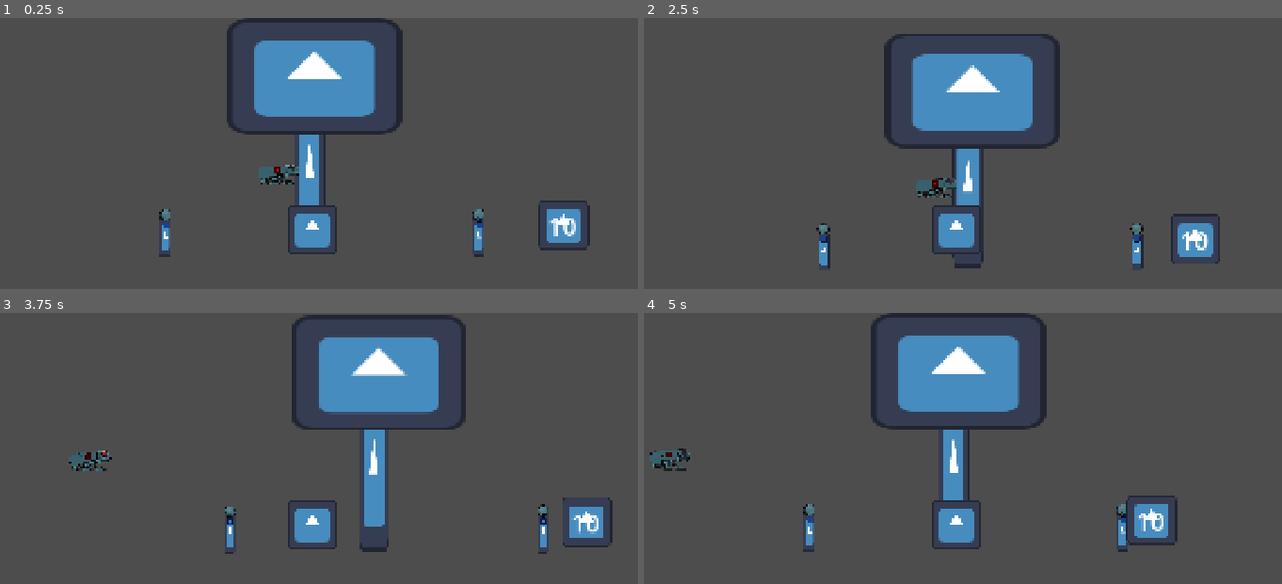
Above: before the commit, frames 1-4 (two rows, left to right).
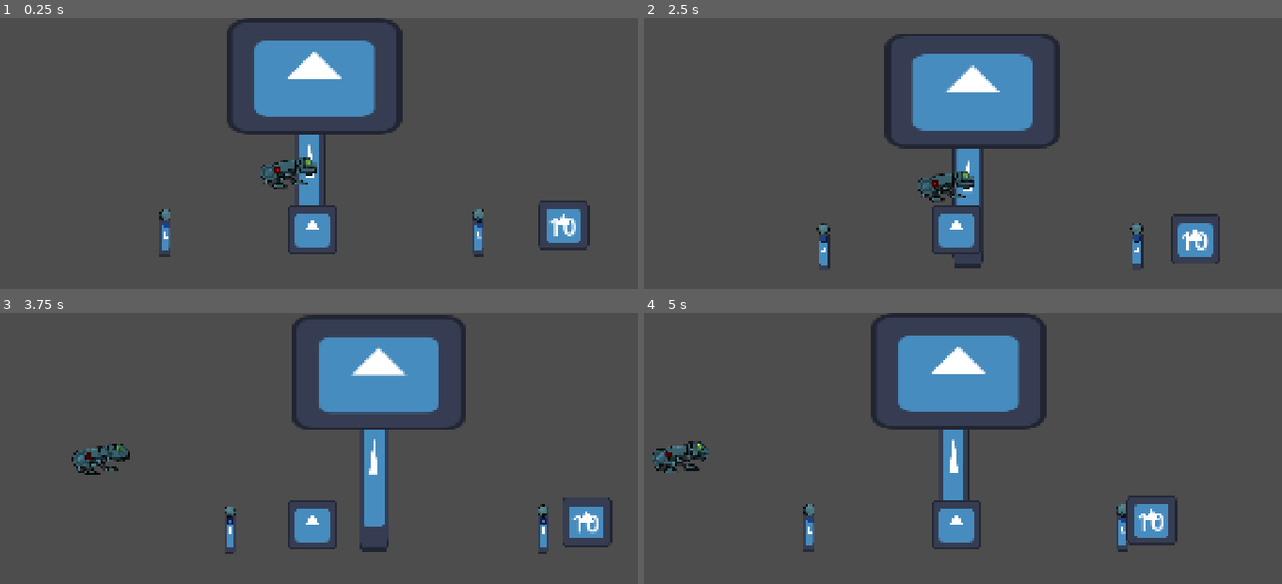
Above: after the commit, the same moments.

Repository: chirp-games/godot-wild-jam-98
Game: Godot game, scene res://game/frog_connections.tscn
The game is run twice, just before and just after one commit, with the same random seed, the same clock (stepped at 60 frames per second) and the same inputs. This scene is started directly instead of the project's main scene. The engine's default icon, where the game draws it, is replaced by a stand-in: a white triangle on a blue panel in a dark square.
Inputs (mouse positions are in pixels of both pictures, inside the frame that each line leads up to):
- Up to frame 1 (0.25 s): no input
- Up to frame 2 (2.5 s): drag from (809, 223) to (950, 142) at 0.52 s; drag from (1122, 223) to (950, 142) at 1.27 s; move the mouse to (918, 169) at 2.02 s; tap Left (l) at 2.1 s; click (918, 169) at 2.17 s; tap Right (r) at 2.3 s
- Up to frame 3 (3.75 s): drag from (312, 494) to (89, 462) at 2.77 s; move the mouse to (outside the picture) at 3.52 s; tap Right (r) at 3.6 s; click (outside the picture) at 3.67 s
- Up to frame 4 (5 s): drag from (733, 462) to (1154, 535) at 4.27 s

The runs differ from the first frame. In frame 1, 0.6% of the frame differs, in the area x 40-50%, y 51-64%; in frame 2, 0.5%; in frame 3, 0.5%; in frame 4, 0.6%, in the area x 0-11%, y 47-60%.

Commit message:
add mechafrog rig

Diff:
--- /dev/null
+++ b/assets/small_mech/back_leg_top.svg
@@ -0,0 +1,126 @@
+<?xml version="1.0" encoding="UTF-8" standalone="no"?>
+<!-- Created with Inkscape (http://www.inkscape.org/) -->
+
+<svg
+   width="8.2027941mm"
+   height="4.078393mm"
+   viewBox="0 0 8.2027941 4.078393"
+   version="1.1"
+   id="svg1"
+   xml:space="preserve"
+   inkscape:version="1.3 (0e150ed6c4, 2023-07-21)"
+   sodipodi:docname="frog_dome.svg"
+   xmlns:inkscape="http://www.inkscape.org/namespaces/inkscape"
+   xmlns:sodipodi="http://sodipodi.sourceforge.net/DTD/sodipodi-0.dtd"
+   xmlns:xlink="http://www.w3.org/1999/xlink"
+   xmlns="http://www.w3.org/2000/svg"
+   xmlns:svg="http://www.w3.org/2000/svg"><sodipodi:namedview
+     id="namedview1"
+     pagecolor="#ffffff"
+     bordercolor="#666666"
+     borderopacity="1.0"
+     inkscape:showpageshadow="2"
+     inkscape:pageopacity="0.0"
+     inkscape:pagecheckerboard="0"
+     inkscape:deskcolor="#d1d1d1"
+     inkscape:document-units="mm"
+     inkscape:zoom="0.70710678"
+     inkscape:cx="-2383.6569"
+     inkscape:cy="43.133513"
+     inkscape:window-width="1920"
+     inkscape:window-height="1029"
+     inkscape:window-x="-8"
+     inkscape:window-y="-8"
+     inkscape:window-maximized="1"
+     inkscape:current-layer="layer1" /><defs
+     id="defs1"><pattern
+       inkscape:collect="always"
+       xlink:href="#pattern70-3-7-4"
+       preserveAspectRatio="xMidYMid"
+       id="pattern71-7-6-2"
+       patternTransform="matrix(0,0.09134443,-0.09134443,0,933.8609,115.33964)"
+       x="22"
+       y="0" /><pattern
+       patternUnits="userSpaceOnUse"
+       width="27.576601"
+       height="87.586057"
+       patternTransform="translate(653.36667,84.505481)"
+       preserveAspectRatio="xMidYMid"
+       id="pattern70-3-7-4"
+       style="fill:#000000"
+       inkscape:label="pattern70"><g
+         id="g70-9-41-0"
+         transform="matrix(3.7795276,0,0,3.7795276,-358.59012,-131.88029)"><rect
+           style="fill:#060c0e;fill-opacity:1;fill-rule:evenodd;stroke:none;stroke-width:0.439278;stroke-linecap:square;stroke-linejoin:miter;stroke-dasharray:none;stroke-opacity:1;paint-order:normal"
+           id="rect64-1-7-4"
+           width="7.296309"
+           height="23.143036"
+           x="94.876968"
+           y="34.893326"
+           rx="0.13442485"
+           ry="0" /><rect
+           style="fill:#363738;fill-opacity:1;fill-rule:evenodd;stroke:none;stroke-width:0.109071;stroke-linecap:square;stroke-linejoin:miter;stroke-dasharray:none;stroke-opacity:1;paint-order:normal"
+           id="rect65-5-8-2"
+           width="0.47449231"
+           height="23.143034"
+           x="100.53259"
+           y="34.924103"
+           rx="0.0082874643"
+           ry="0" /><rect
+           style="fill:#363738;fill-opacity:1;fill-rule:evenodd;stroke:none;stroke-width:0.13622;stroke-linecap:square;stroke-linejoin:miter;stroke-dasharray:none;stroke-opacity:1;paint-order:normal"
+           id="rect66-3-6-3"
+           width="0.74009567"
+           height="23.143034"
+           x="97.786758"
+           y="34.893326"
+           rx="0.012926483"
+           ry="0" /><rect
+           style="fill:#535455;fill-opacity:1;fill-rule:evenodd;stroke:none;stroke-width:0.13622;stroke-linecap:square;stroke-linejoin:miter;stroke-dasharray:none;stroke-opacity:1;paint-order:normal"
+           id="rect67-3-6-1"
+           width="0.74009567"
+           height="23.143034"
+           x="98.525421"
+           y="34.893326"
+           rx="0.012926483"
+           ry="0" /><rect
+           style="fill:#535455;fill-opacity:1;fill-rule:evenodd;stroke:none;stroke-width:0.109071;stroke-linecap:square;stroke-linejoin:miter;stroke-dasharray:none;stroke-opacity:1;paint-order:normal"
+           id="rect68-8-82-9"
+           width="0.47449231"
+           height="23.143034"
+           x="101.01378"
+           y="34.893326"
+           rx="0.0082874643"
+           ry="0" /><rect
+           style="fill:#363738;fill-opacity:1;fill-rule:evenodd;stroke:none;stroke-width:0.1073;stroke-linecap:square;stroke-linejoin:miter;stroke-dasharray:none;stroke-opacity:1;paint-order:normal"
+           id="rect69-2-4-8"
+           width="0.45921263"
+           height="23.143034"
+           x="95.625443"
+           y="34.924103"
+           rx="0.0080205901"
+           ry="0" /><rect
+           style="fill:#535455;fill-opacity:1;fill-rule:evenodd;stroke:none;stroke-width:0.1073;stroke-linecap:square;stroke-linejoin:miter;stroke-dasharray:none;stroke-opacity:1;paint-order:normal"
+           id="rect70-8-7-3"
+           width="0.45921263"
+           height="23.143034"
+           x="96.091148"
+           y="34.893326"
+           rx="0.0080205901"
+           ry="0" /></g></pattern></defs><g
+     inkscape:label="Layer 1"
+     inkscape:groupmode="layer"
+     id="layer1"
+     transform="translate(578.13972,-70.719381)"><g
+       id="g406"><rect
+         style="fill:url(#pattern71-7-6-2);fill-opacity:1;fill-rule:evenodd;stroke:#000000;stroke-width:0.253735;stroke-linecap:round;stroke-linejoin:round;stroke-dasharray:none;stroke-opacity:1"
+         id="rect5-7-9-2"
+         width="7.6791639"
+         height="2.3754845"
+         x="573.18707"
+         y="41.870739"
+         rx="0.088379085"
+         ry="0.15147606"
+         transform="rotate(168.50878)"
+         inkscape:export-filename="..\godot-wild-jam-98\assets\mech\back_leg_top.png"
+         inkscape:export-xdpi="100"
+         inkscape:export-ydpi="100" /></g></g></svg>
--- a/game/mini-frog/mini-frog.tscn
+++ b/game/mini-frog/mini-frog.tscn
@@ -1,8 +1,8 @@
 [gd_scene format=3 uid="uid://yttymwbco8y"]
 
-[ext_resource type="Texture2D" uid="uid://dqd5uy0vkmxhq" path="res://assets/mech/assembly.png" id="1_5215t"]
 [ext_resource type="Script" uid="uid://5jbhnmmn4a6g" path="res://game/mini-frog/mini_frog.gd" id="1_r1jt1"]
 [ext_resource type="PackedScene" uid="uid://xcfjxblbj421" path="res://game/MechBuilder/WireReceptacle.tscn" id="2_s5sjp"]
+[ext_resource type="PackedScene" uid="uid://bmybhl3vbqmkd" path="res://game/player/mini_frog_skeleton.tscn" id="2_sqdhb"]
 [ext_resource type="Script" uid="uid://dshvdiw0hy7nd" path="res://include/comment/comment.gd" id="4_sqdhb"]
 
 [sub_resource type="RectangleShape2D" id="RectangleShape2D_s5sjp"]
@@ -17,10 +17,7 @@
 script = ExtResource("1_r1jt1")
 drag_area = NodePath("DragArea")
 
-[node name="Sprite2D" type="Sprite2D" parent="." unique_id=916276045]
-position = Vector2(0, 0.9999962)
-scale = Vector2(0.4037037, 0.4037037)
-texture = ExtResource("1_5215t")
+[node name="MiniFrog" parent="." unique_id=1722012347 instance=ExtResource("2_sqdhb")]
 
 [node name="WireReceptacle" parent="." unique_id=21922453 instance=ExtResource("2_s5sjp")]
 unique_name_in_owner = true
--- /dev/null
+++ b/game/player/mini_frog_skeleton.tscn
@@ -0,0 +1,195 @@
+[gd_scene format=3 uid="uid://bmybhl3vbqmkd"]
+
+[ext_resource type="Texture2D" uid="uid://ujqa7jrh6f6n" path="res://assets/small_mech/body.png" id="1_pu5cg"]
+[ext_resource type="Texture2D" uid="uid://cyh1t5vwlta2b" path="res://assets/small_mech/front_shoulder.png" id="2_1vhjx"]
+[ext_resource type="Texture2D" uid="uid://ch5sic62s7xyj" path="res://assets/small_mech/front_leg_top.png" id="3_i5hfl"]
+[ext_resource type="Texture2D" uid="uid://cuhmhuqoa2k11" path="res://assets/small_mech/front_leg_bottom.png" id="4_k0wx2"]
+[ext_resource type="Texture2D" uid="uid://bqiib2liylyt4" path="res://assets/small_mech/front_leg_knee.png" id="5_qx8dy"]
+[ext_resource type="Texture2D" uid="uid://cf2jgcivi03ra" path="res://assets/small_mech/foot.png" id="7_4nr5l"]
+[ext_resource type="Texture2D" uid="uid://c1eijplwiv6nb" path="res://assets/small_mech/hip.png" id="8_4w7i1"]
+[ext_resource type="Texture2D" uid="uid://b536vsjydej1r" path="res://assets/small_mech/back_leg_knee_2.png" id="9_xo086"]
+[ext_resource type="Texture2D" uid="uid://dcdx40e4n8vyu" path="res://assets/small_mech/back_leg_top.png" id="10_kjbad"]
+[ext_resource type="Texture2D" uid="uid://cjw846m5e112h" path="res://assets/small_mech/back_leg_bottom.png" id="11_8fxvx"]
+[ext_resource type="Texture2D" uid="uid://ceaf3u7d30hr3" path="res://assets/small_mech/head.png" id="12_sq0w3"]
+
+[sub_resource type="Animation" id="Animation_0k00j"]
+resource_name = "Idle"
+tracks/0/type = "value"
+tracks/0/imported = false
+tracks/0/enabled = true
+tracks/0/path = NodePath("FrontTarget:position")
+tracks/0/interp = 1
+tracks/0/loop_wrap = true
+tracks/0/keys = {
+"times": PackedFloat32Array(),
+"transitions": PackedFloat32Array(),
+"update": 0,
+"values": []
+}
+tracks/1/type = "value"
+tracks/1/imported = false
+tracks/1/enabled = true
+tracks/1/path = NodePath("BackTarget:position")
+tracks/1/interp = 1
+tracks/1/loop_wrap = true
+tracks/1/keys = {
+"times": PackedFloat32Array(),
+"transitions": PackedFloat32Array(),
+"update": 0,
+"values": []
+}
+tracks/2/type = "value"
+tracks/2/imported = false
+tracks/2/enabled = true
+tracks/2/path = NodePath("HeadTarget:position")
+tracks/2/interp = 1
+tracks/2/loop_wrap = true
+tracks/2/keys = {
+"times": PackedFloat32Array(),
+"transitions": PackedFloat32Array(),
+"update": 0,
+"values": []
+}
+
+[sub_resource type="AnimationLibrary" id="AnimationLibrary_a5uht"]
+_data = {
+&"Idle": SubResource("Animation_0k00j")
+}
+
+[node name="MiniFrog" type="Skeleton2D" unique_id=1722012347]
+
+[node name="Spine" type="PhysicalBone2D" parent="." unique_id=531424358]
+bone2d_nodepath = NodePath("../Torso")
+bone2d_index = 0
+simulate_physics = true
+
+[node name="Torso" type="Bone2D" parent="." unique_id=2070471373]
+position = Vector2(40, -17.000002)
+rotation = 0.051207904
+scale = Vector2(0.9998356, 0.9998356)
+rest = Transform2D(1, 0, 0, 1, 40, -17)
+
+[node name="Body" type="Sprite2D" parent="Torso" unique_id=2058301463]
+position = Vector2(-24.561777, 9.27068)
+rotation = -0.047204
+texture = ExtResource("1_pu5cg")
+
+[node name="FrontLegUpper" type="Bone2D" parent="Torso" unique_id=731209493]
+position = Vector2(3.4061317, 7.8372574)
+rotation = -0.3078101
+scale = Vector2(0.9999999, 0.9999999)
+rest = Transform2D(1, 0, 0, 1, 11, 23)
+
+[node name="FrontShoulder" type="Sprite2D" parent="Torso/FrontLegUpper" unique_id=1962787919]
+position = Vector2(1.8715477, 7.500842)
+texture = ExtResource("2_1vhjx")
+
+[node name="FrontLegTop" type="Sprite2D" parent="Torso/FrontLegUpper" unique_id=1215305029]
+position = Vector2(-11.245127, 7.389633)
+rotation = 0.23957053
+texture = ExtResource("3_i5hfl")
+
+[node name="FrontLegLower" type="Bone2D" parent="Torso/FrontLegUpper" unique_id=1831844303]
+position = Vector2(-25.962297, 0.4259882)
+rotation = 0.07896141
+scale = Vector2(1.0000002, 1.0000002)
+rest = Transform2D(1, 0, 0, 1, -44, 10)
+
+[node name="FrontLegBottom" type="Sprite2D" parent="Torso/FrontLegUpper/FrontLegLower" unique_id=1258087424]
+position = Vector2(8.985306, 17.871626)
+rotation = 0.20971787
+texture = ExtResource("4_k0wx2")
+
+[node name="FrontLegKnee" type="Sprite2D" parent="Torso/FrontLegUpper/FrontLegLower" unique_id=1184223193]
+position = Vector2(1.8928604, 6.43676)
+texture = ExtResource("5_qx8dy")
+
+[node name="FrontFoot" type="Bone2D" parent="Torso/FrontLegUpper/FrontLegLower" unique_id=674267405]
+position = Vector2(17.86987, 30.644403)
+rotation = 0.17542285
+rest = Transform2D(1, 0, 0, 1, 35, 40)
+auto_calculate_length_and_angle = false
+length = 40.0
+bone_angle = 0.0
+
+[node name="Foot" type="Sprite2D" parent="Torso/FrontLegUpper/FrontLegLower/FrontFoot" unique_id=328721209]
+position = Vector2(14.00893, -2.9694328)
+texture = ExtResource("7_4nr5l")
+
+[node name="Hip" type="Bone2D" parent="Torso" unique_id=593466306]
+position = Vector2(-69.30536, 15.569801)
+rotation = 0.2976721
+scale = Vector2(0.99988, 0.99988)
+rest = Transform2D(1, 0, 0, 1, -132, 11)
+
+[node name="Hip" type="Sprite2D" parent="Torso/Hip" unique_id=432285746]
+position = Vector2(9.144081, -1.1974297)
+rotation = -0.3429473
+texture = ExtResource("8_4w7i1")
+
+[node name="BackLegUpper" type="Bone2D" parent="Torso/Hip" unique_id=1862753530]
+position = Vector2(39.9958, 4.610487)
+rotation = -0.31303912
+scale = Vector2(0.99991316, 0.99991316)
+rest = Transform2D(1, 0, 0, 1, 65, 34)
+
+[node name="BackLegKneeOne" type="Sprite2D" parent="Torso/Hip/BackLegUpper" unique_id=878219773]
+position = Vector2(1, 1)
+rotation = 0.009963309
+texture = ExtResource("9_xo086")
+
+[node name="BackLegTop" type="Sprite2D" parent="Torso/Hip/BackLegUpper" unique_id=986259725]
+position = Vector2(-16.780329, 6.607772)
+texture = ExtResource("10_kjbad")
+
+[node name="BackLegLower" type="Bone2D" parent="Torso/Hip/BackLegUpper" unique_id=2004618064]
+position = Vector2(-37.774616, 7.3605328)
+rotation = 0.34032905
+scale = Vector2(0.9998925, 0.9998925)
+rest = Transform2D(1, 0, 0, 1, -79, 16)
+
+[node name="BackLegKnee2" type="Sprite2D" parent="Torso/Hip/BackLegUpper/BackLegLower" unique_id=447493427]
+position = Vector2(3, 2)
+texture = ExtResource("9_xo086")
+
+[node name="BackLegBottom" type="Sprite2D" parent="Torso/Hip/BackLegUpper/BackLegLower" unique_id=2037416503]
+position = Vector2(21.183243, -0.8370714)
+rotation = -0.33940855
+texture = ExtResource("11_8fxvx")
+
+[node name="BackFoot" type="Bone2D" parent="Torso/Hip/BackLegUpper/BackLegLower" unique_id=1864065773]
+position = Vector2(25.249508, 4.01099)
+rotation = -0.20896365
+rest = Transform2D(1, 0, 0, 1, 64, 13)
+auto_calculate_length_and_angle = false
+length = 50.0
+bone_angle = 0.0
+editor_settings/show_bone_gizmo = false
+
+[node name="Foot" type="Sprite2D" parent="Torso/Hip/BackLegUpper/BackLegLower/BackFoot" unique_id=1515564493]
+position = Vector2(13.478352, -4.3041573)
+rotation = -0.17141962
+texture = ExtResource("7_4nr5l")
+
+[node name="Head" type="Bone2D" parent="Torso" unique_id=882768316]
+position = Vector2(9.143257, 2.5358086)
+rest = Transform2D(1, 0, 0, 1, 12, -2)
+auto_calculate_length_and_angle = false
+length = 30.098
+bone_angle = -4.999998
+
+[node name="Head" type="Sprite2D" parent="Torso/Head" unique_id=545627947]
+position = Vector2(21.718805, -6.120529)
+texture = ExtResource("12_sq0w3")
+
+[node name="FrontTarget" type="Marker2D" parent="." unique_id=340352736]
+position = Vector2(42, 57)
+
+[node name="BackTarget" type="Marker2D" parent="." unique_id=1125421367]
+position = Vector2(-43, 58)
+
+[node name="HeadTarget" type="Marker2D" parent="." unique_id=1921080250]
+position = Vector2(128, -25)
+
+[node name="AnimationPlayer" type="AnimationPlayer" parent="." unique_id=1188127738]
+libraries/ = SubResource("AnimationLibrary_a5uht")
--- a/game/visual_test.tscn
+++ b/game/visual_test.tscn
@@ -149,7 +149,8 @@
 [node name="PointLight2D" type="PointLight2D" parent="Home" unique_id=488502422]
 position = Vector2(-192.00002, 125.999985)
 scale = Vector2(0.41528302, 0.41528302)
-energy = 0.54075444
+color = Color(1, 0.65583336, 0.41000003, 1)
+energy = 0.5811662
 texture = ExtResource("9_ubbs2")
 script = ExtResource("10_5aypt")
 min_energy = 0.3
@@ -159,7 +160,8 @@
 [node name="PointLight2D2" type="PointLight2D" parent="Home" unique_id=1042436118]
 position = Vector2(-85.00002, 156.00003)
 scale = Vector2(0.41918966, 0.41918966)
-energy = 0.5042046
+color = Color(1, 0.65583336, 0.41000003, 1)
+energy = 0.5814989
 texture = ExtResource("9_ubbs2")
 script = ExtResource("10_5aypt")
 min_energy = 0.3
@@ -169,7 +171,8 @@
 [node name="PointLight2D3" type="PointLight2D" parent="Home" unique_id=602449147]
 position = Vector2(120.000015, 201.00002)
 scale = Vector2(0.4621583, 0.4621583)
-energy = 0.5847597
+color = Color(1, 0.65583336, 0.41000003, 1)
+energy = 0.5708325
 texture = ExtResource("9_ubbs2")
 script = ExtResource("10_5aypt")
 min_energy = 0.3
@@ -179,7 +182,8 @@
 [node name="PointLight2D4" type="PointLight2D" parent="Home" unique_id=1055404066]
 position = Vector2(150.00003, 73)
 scale = Vector2(0.41528335, 0.41528335)
-energy = 0.52826595
+color = Color(1, 0.65583336, 0.41000003, 1)
+energy = 0.5390487
 texture = ExtResource("9_ubbs2")
 script = ExtResource("10_5aypt")
 min_energy = 0.3
@@ -189,9 +193,10 @@
 [node name="PointLight2D5" type="PointLight2D" parent="Home" unique_id=1832218817]
 position = Vector2(253.99994, 123.99997)
 scale = Vector2(0.42700163, 0.42700163)
-energy = 0.5065837
-texture = ExtResource("9_ubbs2")
-script = ExtResource("10_5aypt")
-min_energy = 0.3
-max_energy = 0.8
-flicker_speed = 0.3
+color = Color(1, 0.65583336, 0.41000003, 1)
+energy = 0.5103518
+texture = ExtResource("9_ubbs2")
+script = ExtResource("10_5aypt")
+min_energy = 0.3
+max_energy = 0.8
+flicker_speed = 0.3
Binary file added: assets/light/rays_1.png
Not shown, added: assets/light/rays_1.png.import
Not shown, changed: assets/mech/frog_dome.svg
Binary file added: assets/small_mech/back_leg_top.png
Not shown, added: assets/small_mech/back_leg_top.png.import
Not shown, added: assets/small_mech/back_leg_top.svg.import
Binary file added: assets/small_mech/foot.png
Not shown, added: assets/small_mech/foot.png.import
